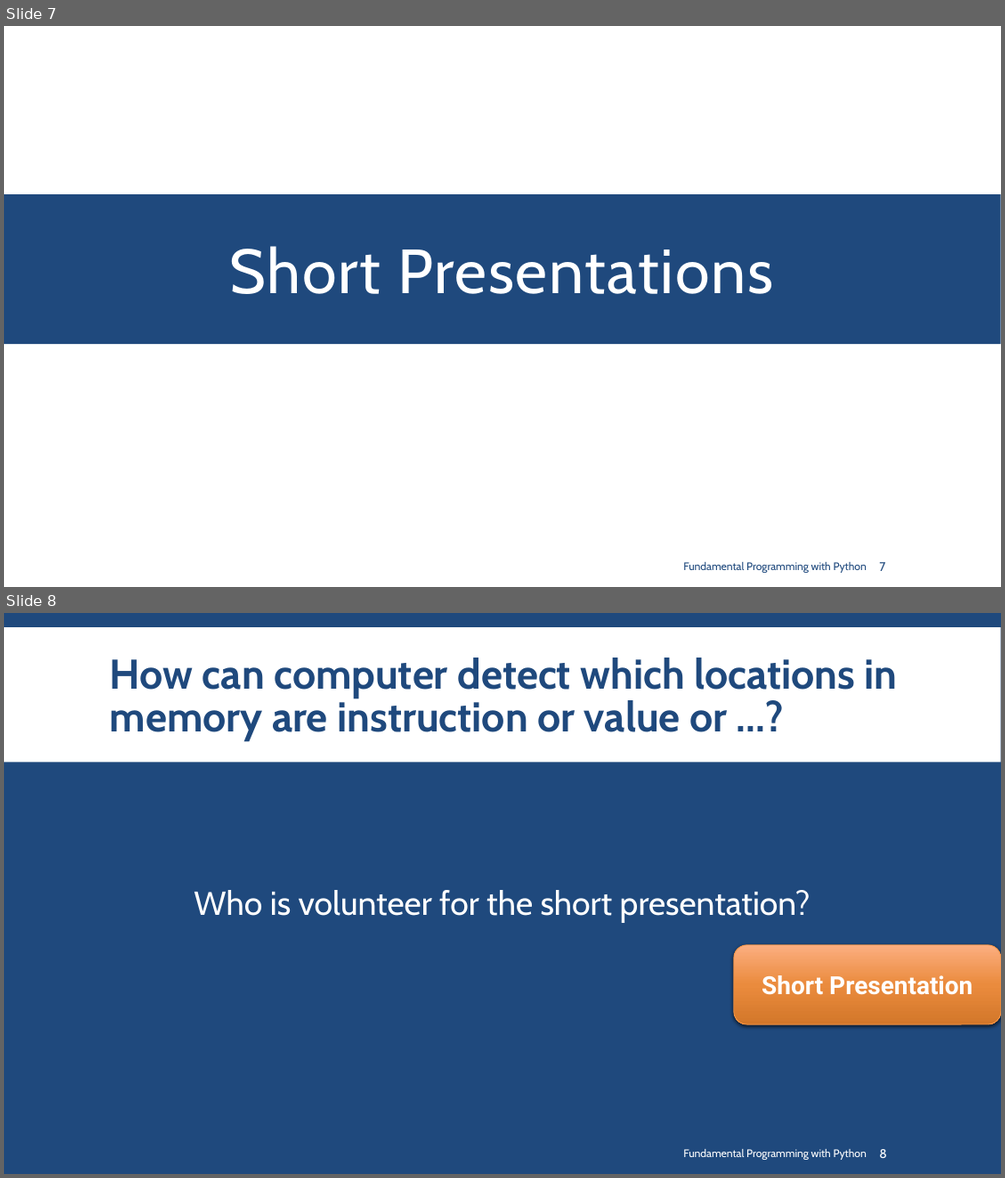
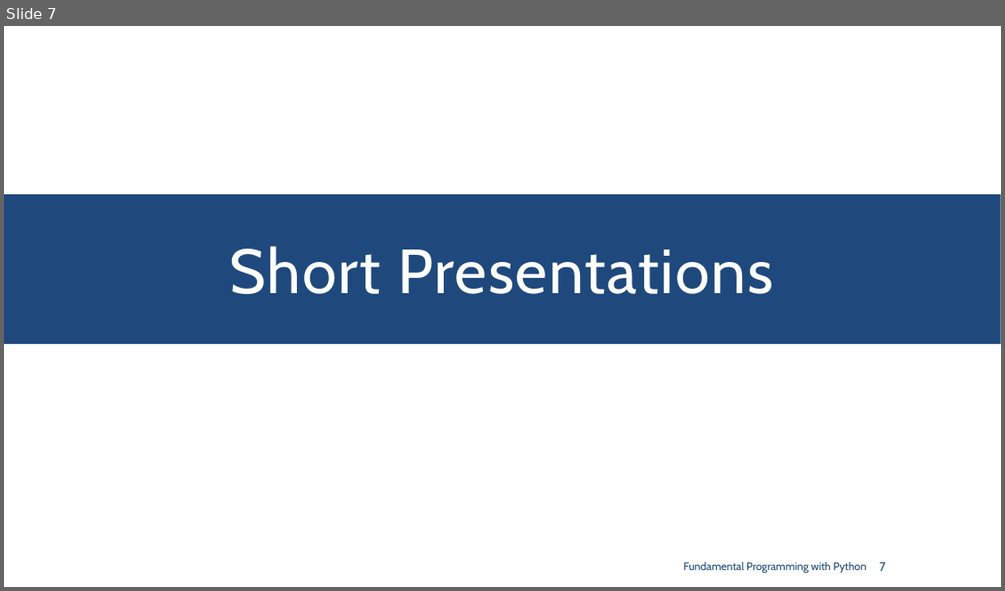
Before and after one commit to SharifPythonSpace/Course1401, a slide deck: Slide/07-What is Function.pptx. Shown one above the other, each under a label of ours: slides 7 and 8 before the commit, slide 7 after it. The pictures are 1005x1178 and 1005x591 pixels, drawn with LibreOffice and Linux fonts; fonts in the diff are those of the drawing; background and template pictures are left out. Boxes give left, top, right and bottom in pixels: in the first picture for what was removed or moved away, otherwise in the second. Text is boxed around its words. In the diff, an @@ line names an element or a change of style, - is before the commit and + after.

Commit message:
updated 07 lecture

```diff
--- a/Slide/07-What is Function.pptx
+++ b/Slide/07-What is Function.pptx
@@ slide 8 removed at box(4, 613, 1001, 1174), background #1F497D @@
@@ rectangle removed at box(4, 627, 1001, 762) @@
@@ title removed at box(110, 657, 898, 741) @@
-How can computer detect which locations in memory are instruction or value or …?
@@ text removed at box(194, 890, 810, 922) @@
-Who is volunteer for the short presentation?
@@ rounded rectangle removed at box(734, 945, 1001, 1024) @@
-Short Presentation
@@ text removed at box(683, 1149, 866, 1159) @@
-Fundamental Programming with Python
@@ page number removed at box(879, 1149, 887, 1158) @@
-8
```
Also in this commit, not shown: 1 slide changed, 3 slides added.
